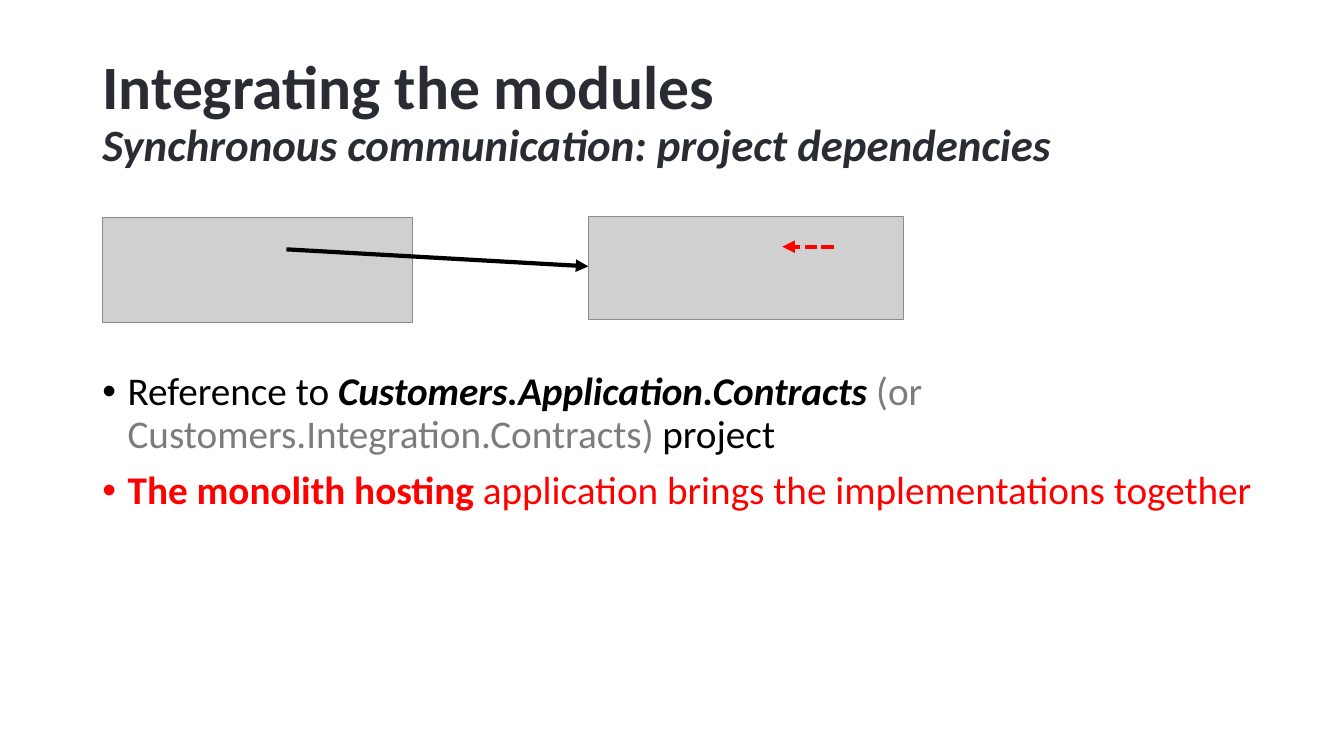
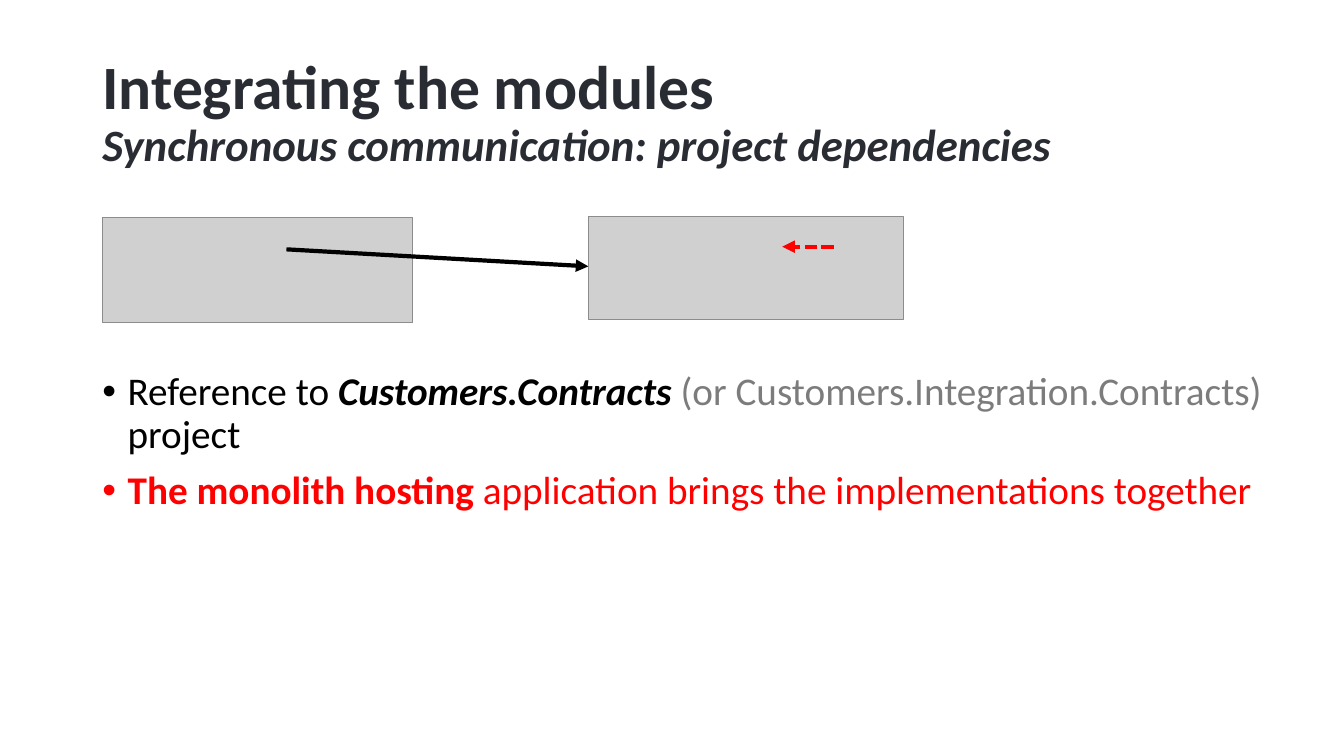
Before and after one commit to hikalkan/presentations, a slide deck: slide 24 of 2025-04-16 Roma Designing Monolith First For Microservices/Monolith First Presentation.pptx. Drawn at 1344x756 pixels with LibreOffice and Linux fonts; fonts in the diff are those of the drawing; grey boxes stand for pictures; background and template pictures are left out. Boxes give left, top, right and bottom in pixels: in the first picture for what was removed or moved away, otherwise in the second. Text is boxed around its words. In the diff, an @@ line names an element or a change of style, - is before the commit and + after.

```diff
--- a/2025-04-16 Roma Designing Monolith First For Microservices/Monolith First Presentation.pptx
+++ b/2025-04-16 Roma Designing Monolith First For Microservices/Monolith First Presentation.pptx
@@ text at bbox=[128, 376, 1262, 455]: text changed @@
-• Reference to Customers.Application.Contracts (or Customers.Integration.Contracts) project
+• Reference to Customers.Contracts (or Customers.Integration.Contracts) project
```
Also in this commit, not shown: 1 other slide changed.
